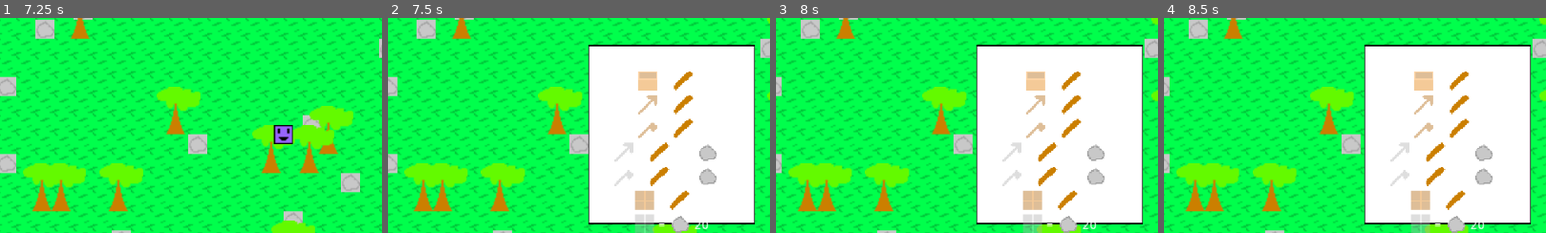
Above: before the commit, frames 1-4 (left to right).
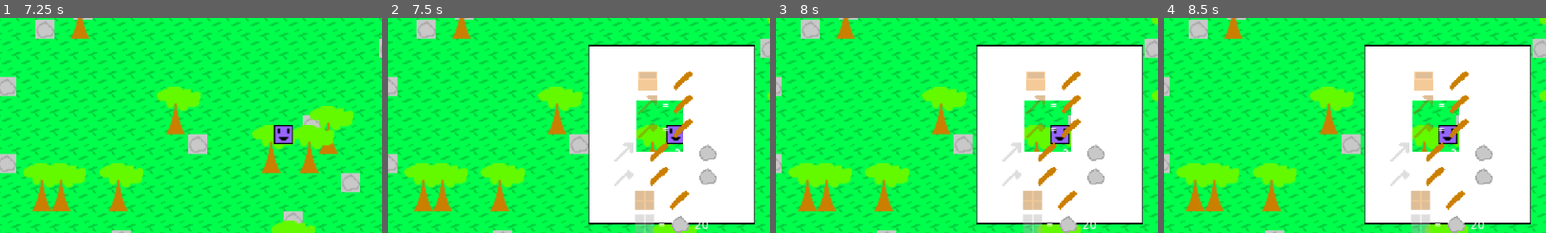
Above: after the commit, the same moments.

Repository: Pokebrouserkat/world
Game: Godot game, scene res://scenes/world.tscn
Same seed, same stepped clock (60 frames per second), same inputs: the game is played once before the commit and once after it. Sound files missing from this copy of the repository are replaced by a short silence.
Inputs (mouse positions are % of the whole screen's width and height, from its top left):
- Up to frame 1 (7.25 s): click (40, 96) at 0.52 s; click (42, 96) at 1.27 s; click (45, 96) at 2.02 s; click (48, 96) at 2.77 s; click (50, 96) at 3.52 s; click (52, 96) at 4.27 s; click (55, 96) at 5.02 s; click (57, 96) at 5.77 s; click (60, 96) at 6.52 s
- Up to frame 2 (7.5 s): tap Enter at 7.25 s; move the mouse to (72, 45) at 7.27 s; hold Right from 7.28 s (still down); tap C at 7.35 s; click (72, 45) at 7.42 s
- Up to frame 3 (8 s): keep holding Right
- Up to frame 4 (8.5 s): release Right at 8 s; drag from (30, 55) to (45, 70) at 8.02 s
The pictures show only the part of the screen within x 13-63%, y 23-73%; the shares and areas given below are measured in that part.

Frame 1 is identical in both runs. In frame 2, 2.8% of the frame differs, in the area x 65-78%, y 38-63%; in frame 3, 2.8%; in frame 4, 2.8%.

Commit message:
Play pickup sound only once per frame when collecting multiple items
Moved pickup sound logic from DroppedItem to Player. Now tracks if any
items were picked up during the frame and plays sound once at the end.

Co-Authored-By: Claude Opus 4.5 <noreply@anthropic.com>

Diff:
--- a/scripts/dropped_item.gd
+++ b/scripts/dropped_item.gd
@@ -65,13 +65,3 @@
     can_pickup = false
     pickup_target = target
     pickup_progress = 0.0
-    _play_pickup_sound()
-
-
-func _play_pickup_sound() -> void:
-    var audio = AudioStreamPlayer.new()
-    audio.stream = preload("res://audio/pickup.wav")
-    audio.bus = "Master"
-    get_tree().root.add_child(audio)
-    audio.play()
-    audio.finished.connect(audio.queue_free)
--- a/scripts/player.gd
+++ b/scripts/player.gd
@@ -16,6 +16,7 @@
 var box_texture: Texture2D = preload("res://graphics/box.png")
 var wood_wall_texture: Texture2D = preload("res://graphics/woodwall.png")
 var stone_wall_texture: Texture2D = preload("res://graphics/stonewall.png")
+var pickup_sound: AudioStream = preload("res://audio/pickup.wav")
 
 var world: TileMapLayer = null
 
@@ -273,6 +274,7 @@
 
 func _try_pickup() -> void:
     var dropped_items = get_tree().get_nodes_in_group("dropped_items")
+    var picked_up_any := false
 
     for item_node in dropped_items:
         var dropped: DroppedItem = item_node as DroppedItem
@@ -283,6 +285,19 @@
         if dist < pickup_range and dropped.item and hotbar:
             if hotbar.add_item(dropped.item):
                 dropped.start_pickup(self)
+                picked_up_any = true
+
+    if picked_up_any:
+        _play_pickup_sound()
+
+
+func _play_pickup_sound() -> void:
+    var audio = AudioStreamPlayer.new()
+    audio.stream = pickup_sound
+    audio.bus = "Master"
+    get_tree().root.add_child(audio)
+    audio.play()
+    audio.finished.connect(audio.queue_free)
 
 
 func _on_item_dropped(item: Item, _slot_index: int) -> void:
Not shown, changed: TODO.txt
Binary file changed: graphics/windowtileset.png
Not shown, added: placeholders.txt
Not shown: 1 places in scenes/world.tscn that only renumber resources
Not shown, added: .DS_Store
Not shown, added: graphics/.DS_Store
